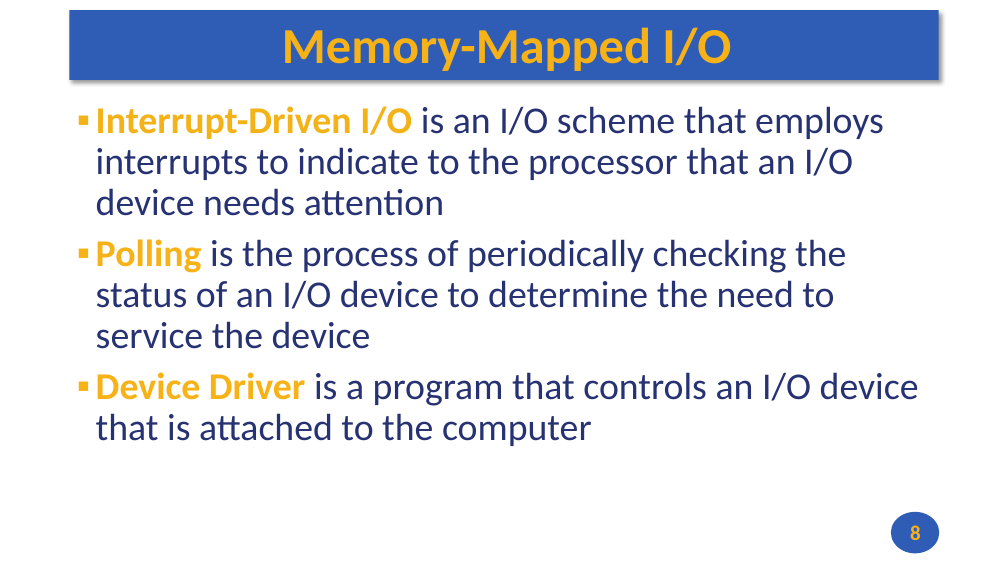
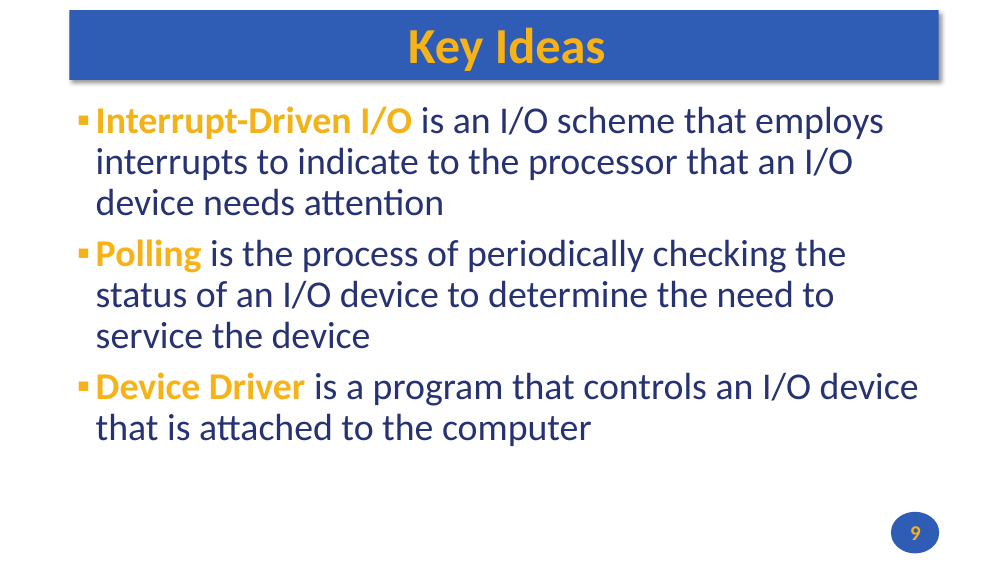
Before and after one commit to andrewt0301/hse-acos-course, a slide deck: slide 9 of docs/part1ca/08_MMIO/CA_Lecture_08.pptx (slide 8 before the commit). Drawn at 1008x567 pixels with LibreOffice and Linux fonts; fonts in the diff are those of the drawing. Boxes give left, top, right and bottom in pixels: in the first picture for what was removed or moved away, otherwise in the second. Text is boxed around its words. In the diff, an @@ line names an element or a change of style, - is before the commit and + after.

```diff
--- a/docs/part1ca/08_MMIO/CA_Lecture_08.pptx
+++ b/docs/part1ca/08_MMIO/CA_Lecture_08.pptx
@@ title at <box>408,27,606,71</box>: text changed @@
-Memory-Mapped I/O
+Key Ideas
@@ page number at <box>910,526,921,540</box>: text changed @@
-8
+9
```
Also in this commit, not shown: 3 other slides changed, 3 slides added, 1 other file.
